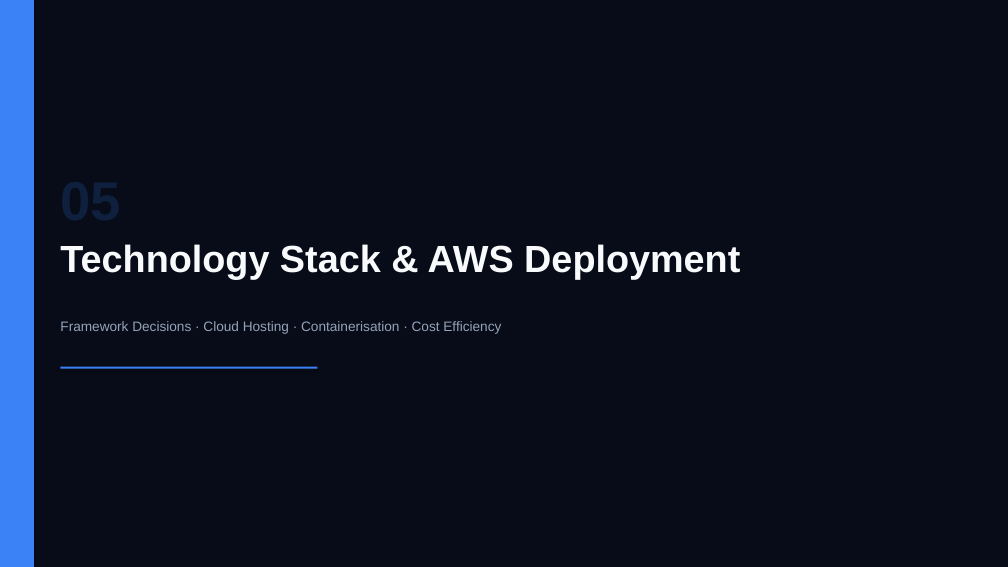
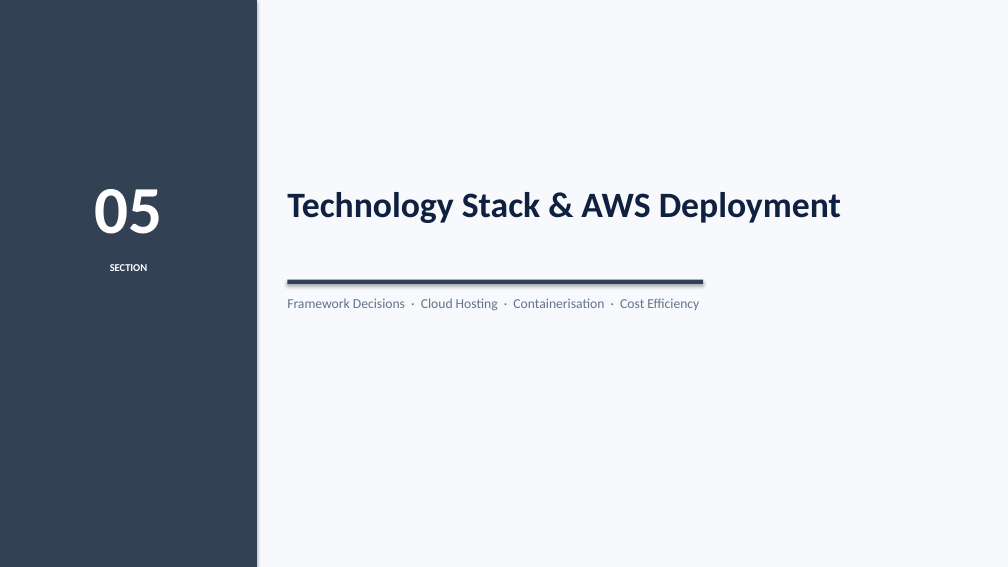
Before and after one commit to SagarTrimukhe/ai-investment-research-assistant, a slide deck: slide 13 of CAPSTONE_PROJECT_PRESENTATION.pptx. Drawn at 1008x567 pixels with LibreOffice and Linux fonts; fonts in the diff are those of the drawing. Boxes give left, top, right and bottom in pixels: in the first picture for what was removed or moved away, otherwise in the second. Text is boxed around its words. In the diff, an @@ line names an element or a change of style, - is before the commit and + after.

Commit message:
design: retheme to professional light mode — white canvas, navy headings, clean corporate accents

```diff
--- a/CAPSTONE_PROJECT_PRESENTATION.pptx
+++ b/CAPSTONE_PROJECT_PRESENTATION.pptx
@@ rectangle at [0,0,1008,567]: fill #080C18 to #F7F9FC @@
@@ rectangle: place and size @@
-rectangle at [0,0,34,567]
+rectangle at [0,0,257,567]
@@ rectangle at [0,0,257,567]: fill #3B82F6 to #334155 @@
@@ text added at [94,189,162,234], 64 pt, text #FFFFFF, bold @@
+05
@@ text "Technology Stack & AWS Deployment": place and size @@
-text "Technology Stack & AWS Deployment" at [60,244,740,279]
+text "Technology Stack & AWS Deployment" at [287,192,841,223]
@@ text "Technology Stack & AWS Deployment" at [287,192,841,223]: size 36 to 34 pt, font Arial to Calibri, text colour #F8FAFC to #0F2040 @@
@@ text added at [110,264,147,271], 10 pt, text #FFFFFF, bold @@
+SECTION
@@ text "Framework Decisions · Cloud Hosting ...": place and size @@
-text "Framework Decisions · Cloud Hosting ..." at [60,321,501,334]
+text "Framework Decisions · Cloud Hosting ..." at [287,298,699,311]
@@ text "Framework Decisions · Cloud Hosting ..." at [287,298,699,311]: font Arial to Calibri, text colour #94A3B8 to #64748B @@
@@ rectangle at [287,280,703,284]: fill #3B82F6 to #334155 @@
@@ rectangle: place and size @@
-rectangle at [60,367,318,369]
+rectangle at [287,280,703,284]
```
Also in this commit, not shown: 17 other slides changed.
